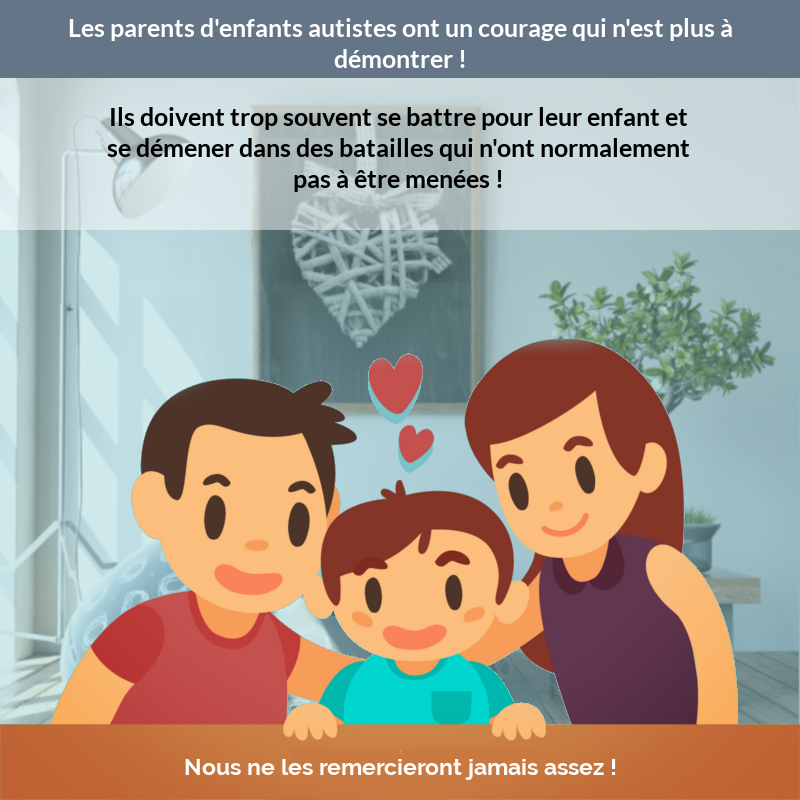
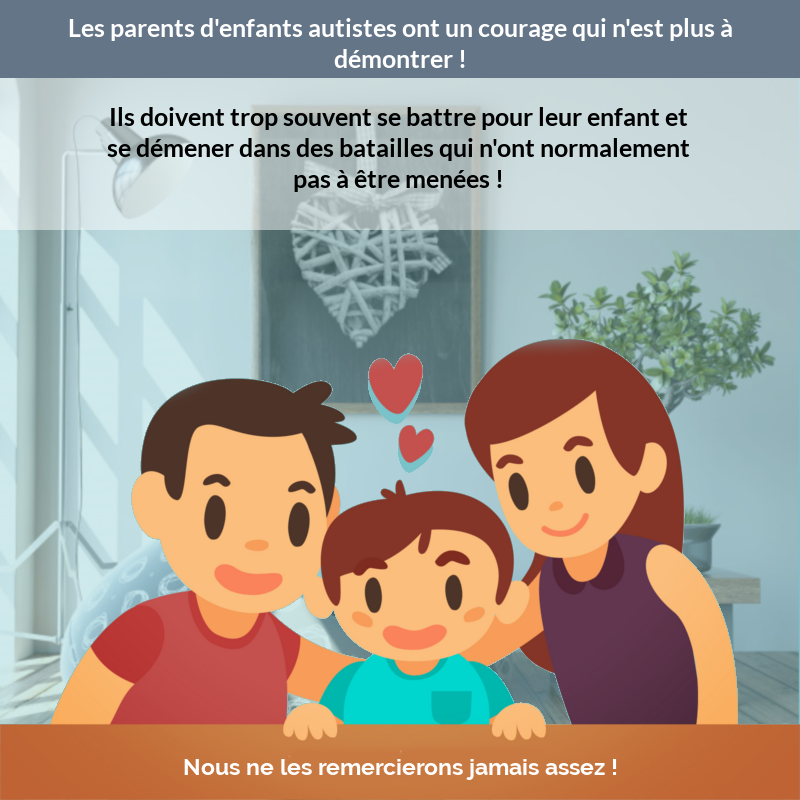
Comparing the layer stacks of the two 800px x 800px images. Changes:
renamed "Nous ne les remercieront jamai..." to "Nous ne les remercierons jamai...", painted on it over (184, 759, 617, 780)
